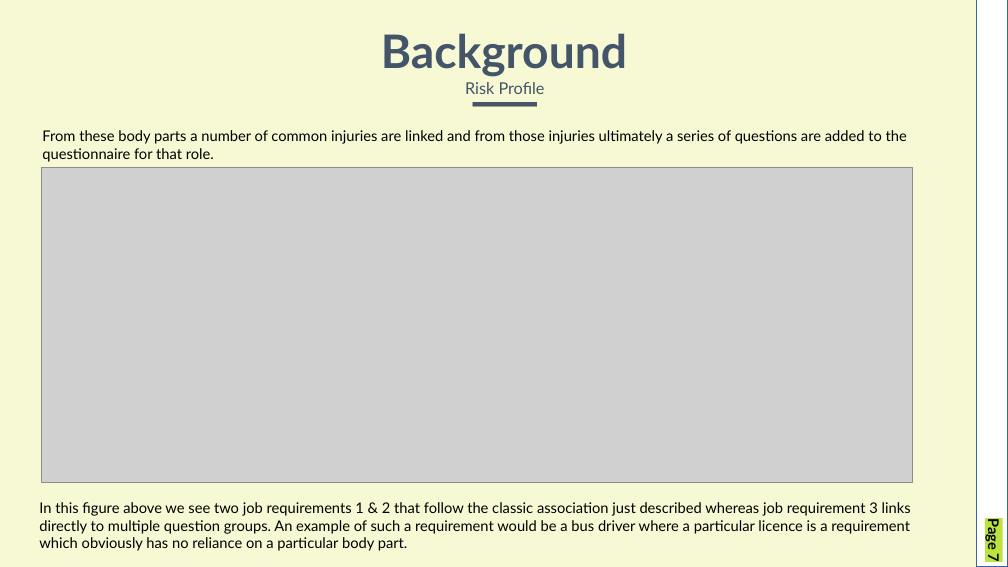
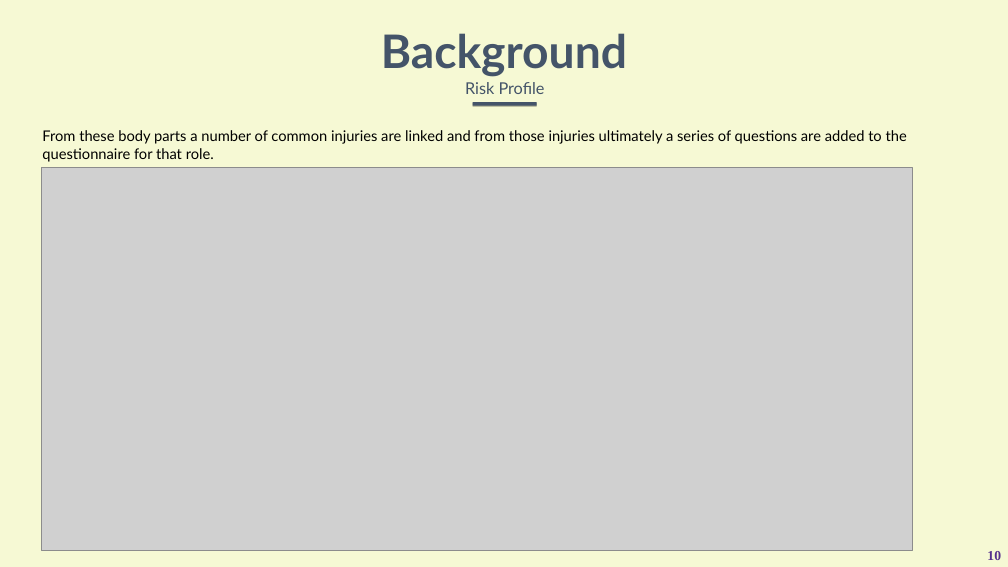
Before and after one commit to mcaple/TRM, a slide deck: slide 10 of CA1.pptx (slide 7 before the commit). Drawn at 1008x567 pixels with LibreOffice and Linux fonts; fonts in the diff are those of the drawing; grey boxes stand for pictures. Boxes give left, top, right and bottom in pixels: in the first picture for what was removed or moved away, otherwise in the second. Text is boxed around its words. In the diff, an @@ line names an element or a change of style, - is before the commit and + after.

```diff
--- a/CA1.pptx
+++ b/CA1.pptx
@@ rectangle removed at (977, 0, 1008, 567) @@
@@ picture: place and size @@
-picture at (42, 167, 912, 482)
+picture at (42, 167, 912, 551)
@@ text removed at (39, 502, 911, 551) @@
-In this figure above we see two job requirements 1 & 2 that follow the classic association just described whereas job requirement 3 links directly to multiple question groups. An example of such a requirement would be a bus driver where a particular licence is a requirement which obviously has no reliance on a particular body part.
@@ page number removed at (985, 521, 1003, 562) @@
-Page 7
@@ page number added at (987, 551, 1001, 560), 26 pt, text #55308D, bold @@
+10
```
Also in this commit, not shown: 15 other slides changed, 27 slides added, 5 slides removed, 10 other files.
